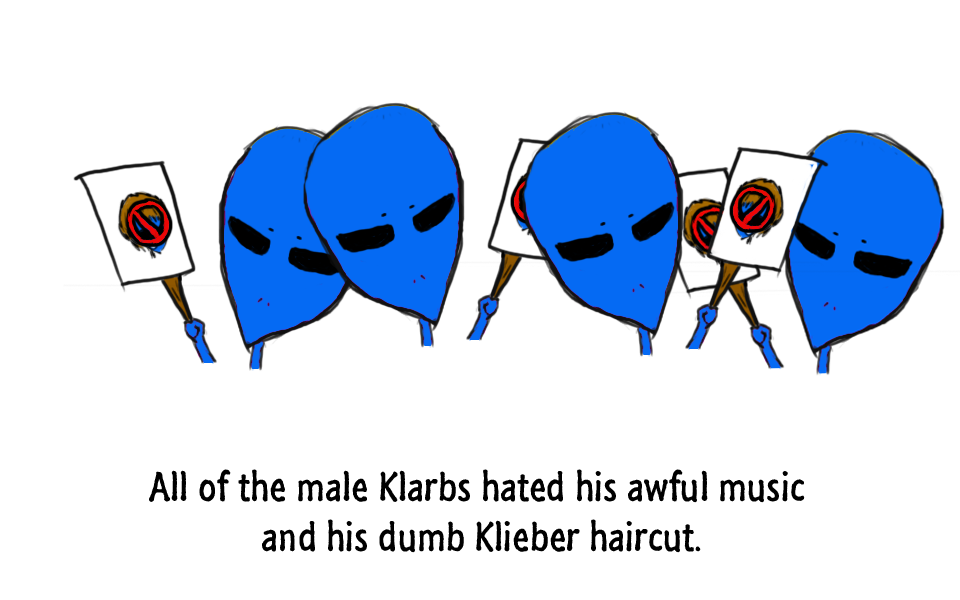
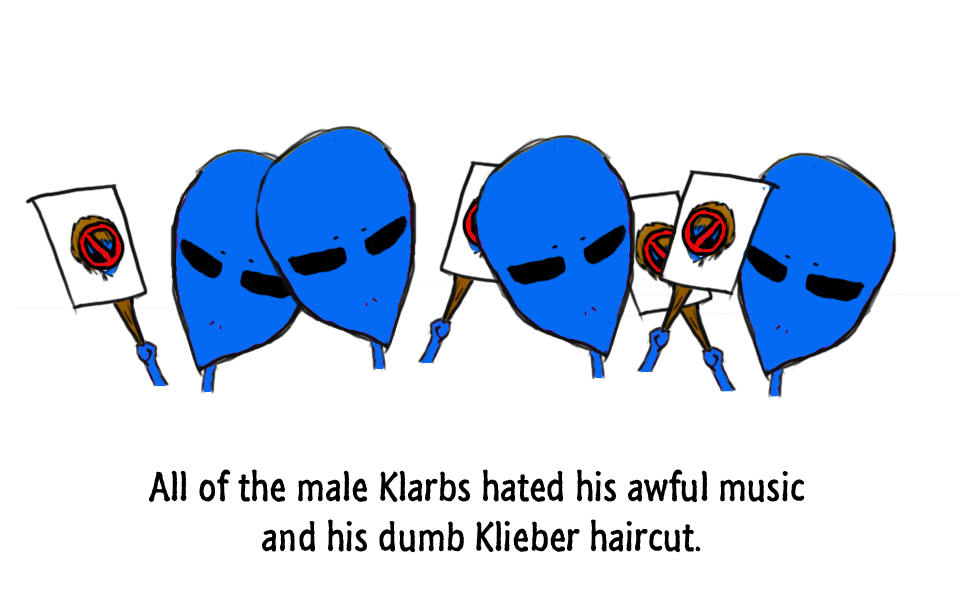
Two versions of the same layered image (960x600). Layer-by-layer changes:
painted on "Layer 1 copy" over [474, 110, 960, 381]
painted on "Layer 1" over [255, 101, 825, 372]
painted on "Layer 2 copy" over [580, 128, 945, 399]
painted on "Layer 2" over [15, 124, 380, 394]
removed layer "Layer 0" over [15, 101, 960, 399]
